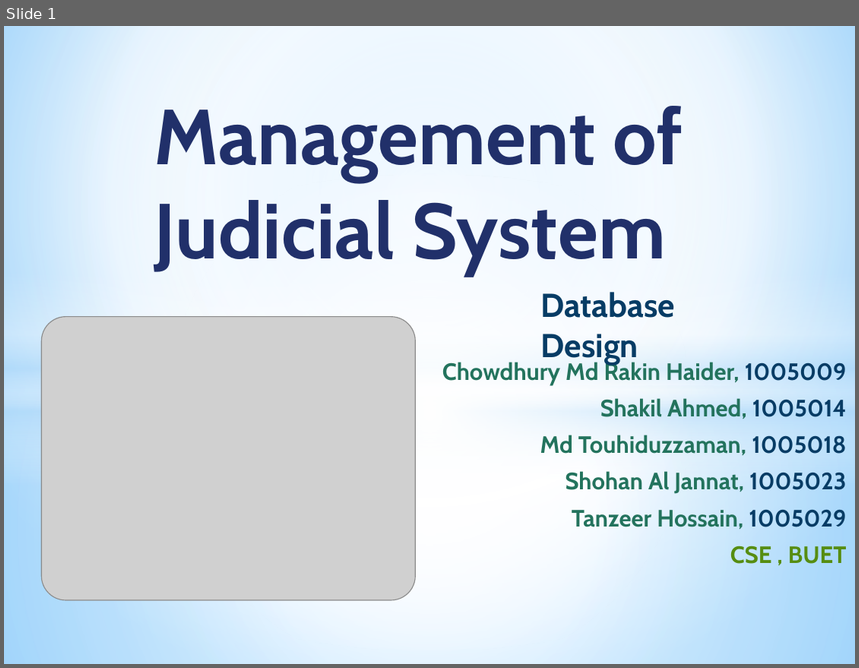
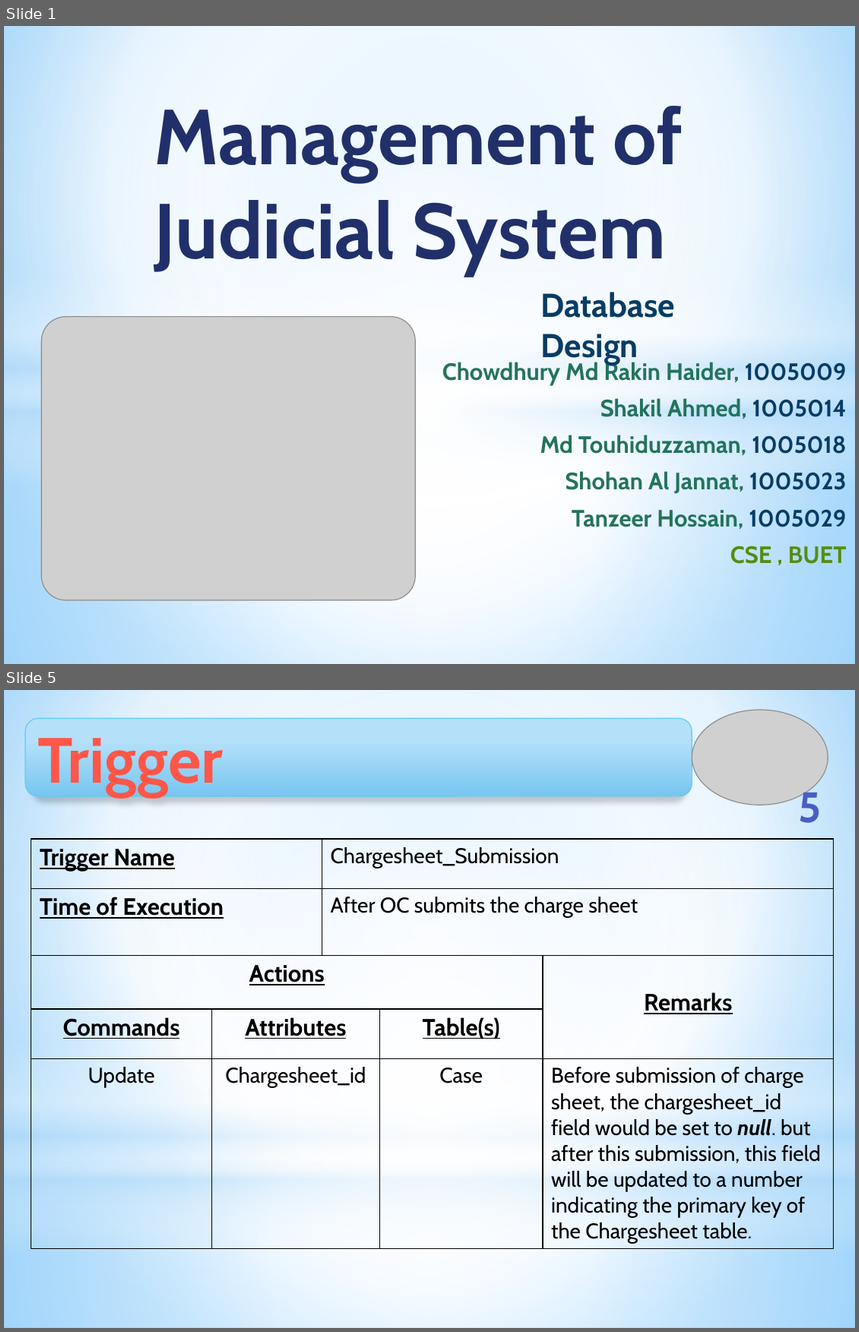
Before and after one commit to Touhid18/CSE308-Management_of_Judicial_System-1005009_1005014_1005018_1005023_1005029, a slide deck: ISD_Management_of_Judicial_System_DatabaseDesign.pptx. Shown one above the other, each under a label of ours: slide 1 before the commit, slides 1 and 5 after it; the slides between them are not shown. The pictures are 859x668 and 859x1332 pixels, drawn with LibreOffice and Linux fonts; fonts in the diff are those of the drawing; grey boxes stand for pictures. Boxes give left, top, right and bottom in pixels: in the first picture for what was removed or moved away, otherwise in the second. Text is boxed around its words. In the diff, an @@ line names an element or a change of style, - is before the commit and + after.

Commit message:
Database Design _ Trigger and procedure with the complete ERD is complete

```diff
--- a/ISD_Management_of_Judicial_System_DatabaseDesign.pptx
+++ b/ISD_Management_of_Judicial_System_DatabaseDesign.pptx
@@ slide 5 added at (4,690,855,1328), background gradient #9ED5FF to #FFFFFF to #5BB9FF @@
@@ rectangle added at (4,690,855,1165), fill gradient #FFFFFF to #B4DCFA @@
@@ picture added at (692,710,828,805) @@
@@ rounded rectangle added at (25,718,692,796), fill gradient #B1E2FD to #76C6F1, outline #5ECCF3 0.75 pt, 54 pt, text gradient #FF6155 to #FF5748 to #EF3718, bold @@
+Trigger
@@ page number added at (799,786,822,823), 36 pt, text gradient #717FD2 to #4A5EC6 to #324CB5 to #31479D to #30469A, bold @@
+5
@@ ellipse added at (4,839,855,1314), fill gradient #FFFFFF @@
@@ table added at (31,839,834,1271), 5 rows, 5 columns @@
+Trigger Name |  | Chargesheet_Submission |  | 
+Time of Execution |  | After OC submits the charge sheet |  | 
+Actions |  |  |  | Remarks
+Commands | Attributes |  | Table(s) | 
+Update | Chargesheet_id |  | Case | Before submission of charge sheet, the chargesheet_id field would be set to null. but after this submission, this field will be updated to a number indicating the primary key of the Chargesheet table.
@@ rectangle added at (4,1040,855,1253), fill gradient #FFFFFF to #B4DCFA @@
@@ rectangle added at (4,1165,855,1328), fill gradient #FFFFFF to #B4DCFA @@
```
Also in this commit, not shown: 14 other slides added, 3 slides removed, 1 other file.
